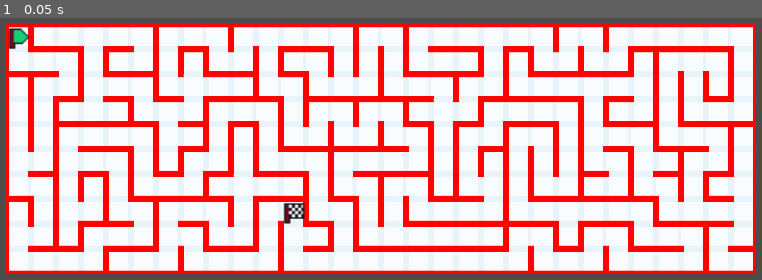
Above: before the commit, frame 1.
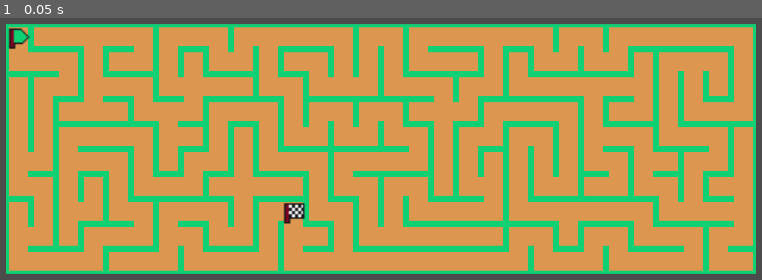
Above: after the commit, the same moment.

Repository: bifocalpirate/tower-defence-maze
Game: Godot game, scene res://Maze.tscn
Same seed, same stepped clock (60 frames per second), same inputs: the game is played once before the commit and once after it.
Inputs:
- Up to frame 1 (0.05 s): no input

The runs differ from the first frame. In frame 1, 94% of the frame differs, in the area x 0-100%, y 2-98%.

Commit message:
update tiles

Diff:
--- a/Maze.gd
+++ b/Maze.gd
@@ -12,7 +12,7 @@
 
 var width = 30
 var height = 10
-var solution = []
+var solution:PoolVector2Array = []
 var CAMERA_ZOOM = Vector2(2,2)
 const FLAG_OFFSET = Vector2(32,35)
 #fraction of wall to remove
@@ -26,14 +26,6 @@
 onready var path2D: Path2D = $Path2D
 onready var pathFollow2D: PathFollow2D = $Path2D/PathFollow2D
 onready var alien: KinematicBody2D = $SpaceInvader
-
-
-func update_path():
-	solution = navigation2D.get_simple_path(startPosition.position, endPosition.position)
-	line.width = 10
-	for p in solution:
-		line.add_point(p)
-		yield(get_tree(), "idle_frame")
 
 
 func get_vector_for_direction(direction):
@@ -55,8 +47,6 @@
 	make_maze()
 	#erase_walls()
 	set_start_and_end()
-	update_path()
-
 	alien.navigation2d = navigation2D
 	alien.target = endPosition
 
--- a/SpaceInvader.gd
+++ b/SpaceInvader.gd
@@ -13,7 +13,7 @@
 	update_path()
 
 func update_path():
-	path = navigation2d.get_simple_path(position, target.position, false)
+	path = navigation2d.get_simple_path(position, target.position)
 	if path.size() == 0: #can't find a route
 		queue_free()
 
@@ -23,10 +23,17 @@
 
 # Called every frame. 'delta' is the elapsed time since the previous frame.
 func _process(delta):
+
+
 	if path.size() >1:
 		var d = position.distance_to(path[0])
+
 		if d > 2:
 			position = position.linear_interpolate(path[0], (AlienSpeed * delta)/d)
+			var j=0
+			for k in range(path.size()-1):
+				draw_line(path[k], path[j+1], Color.black,5.0)
+				j =+ 1
 		else:
 			path.remove(0)
 	else:
--- a/project.godot
+++ b/project.godot
@@ -10,7 +10,7 @@
 
 [application]
 
-config/name="Maze"
+config/name="Tower Defence Base"
 run/main_scene="res://Maze.tscn"
 config/icon="res://icon.png"
 
Binary file changed: Graphics/road-tiles.png
